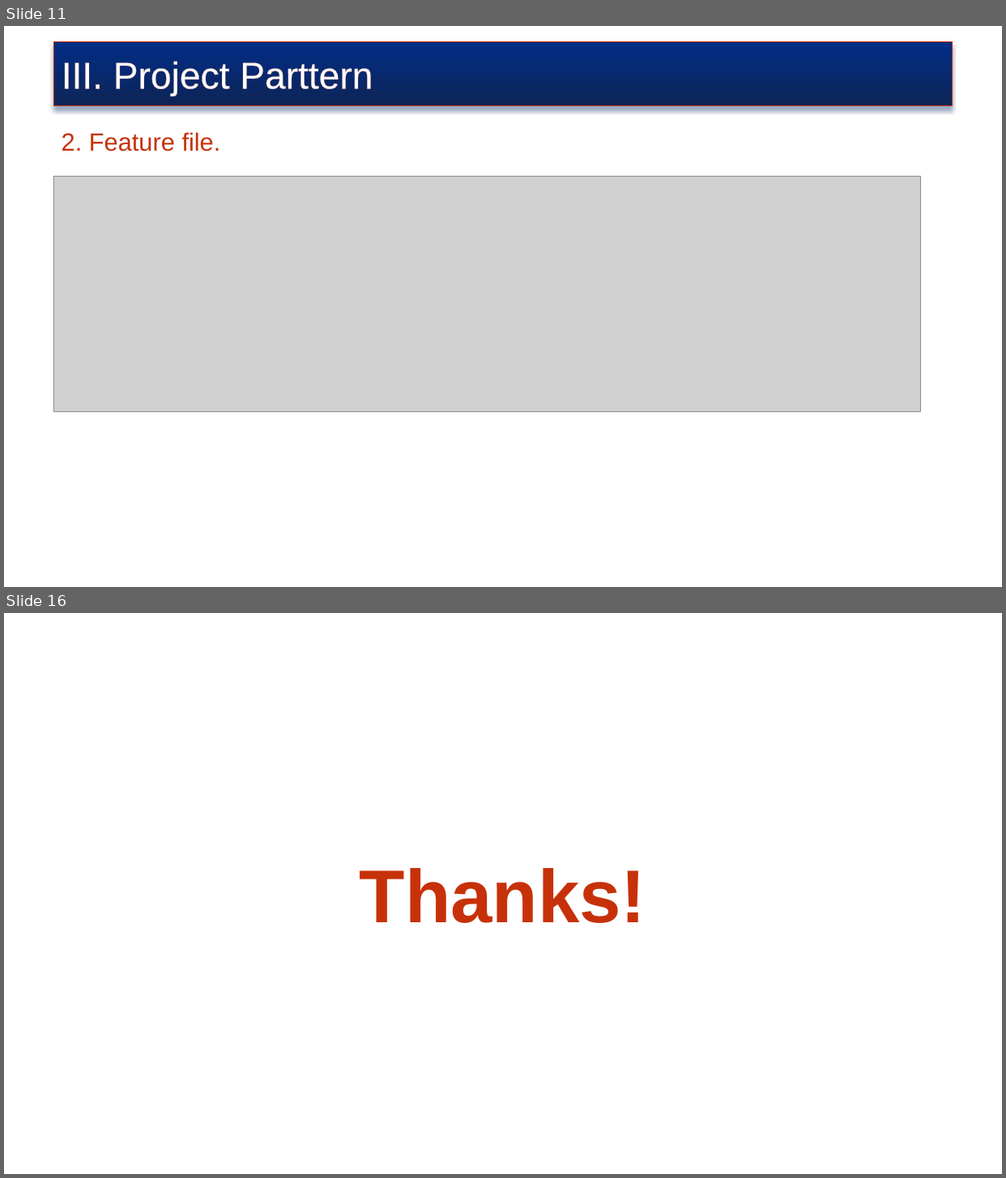
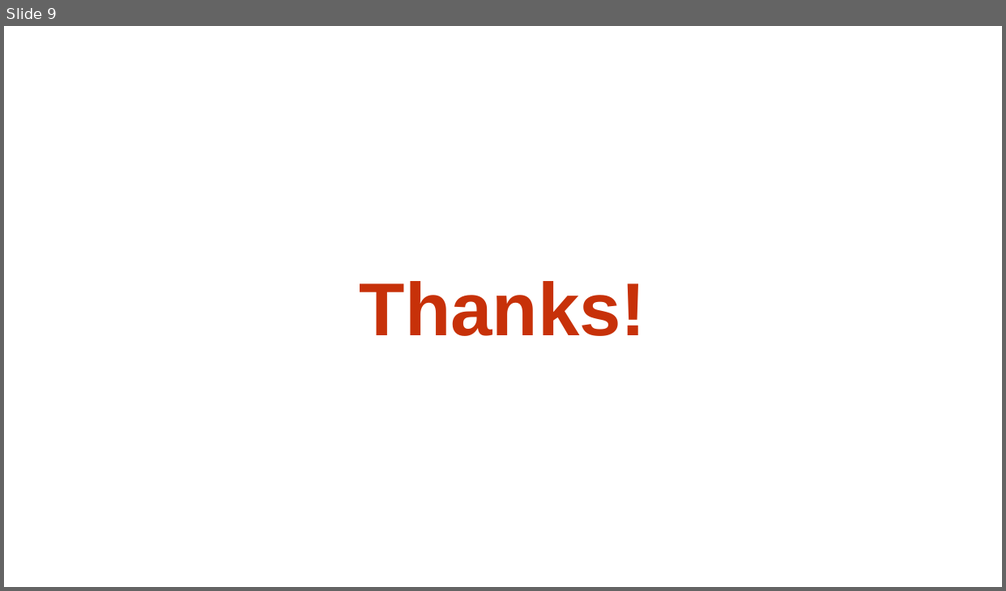
Before and after one commit to truyenkv/sharing, a slide deck: Sharing.pptx. Shown one above the other, each under a label of ours: slides 11 and 16 before the commit, slide 9 after it; the slides between them are not shown. The pictures are 1006x1178 and 1006x591 pixels, drawn with LibreOffice and Linux fonts; fonts in the diff are those of the drawing; grey boxes stand for pictures; background and template pictures are left out. Boxes give left, top, right and bottom in pixels: in the first picture for what was removed or moved away, otherwise in the second. Text is boxed around its words. In the diff, an @@ line names an element or a change of style, - is before the commit and + after.

```diff
--- a/Sharing.pptx
+++ b/Sharing.pptx
@@ slide 11 removed at [4,26,1002,587], background picture (left out) @@
@@ rectangle removed at [54,41,953,106] @@
-III. Project Parttern
@@ text removed at [62,132,221,152] @@
-2. Feature file.
@@ picture removed at [54,177,921,412] @@
@@ what was slide 16 is now slide 9 @@
```
Also in this commit, not shown: 4 slides changed, 4 slides added, 10 other slides removed.
